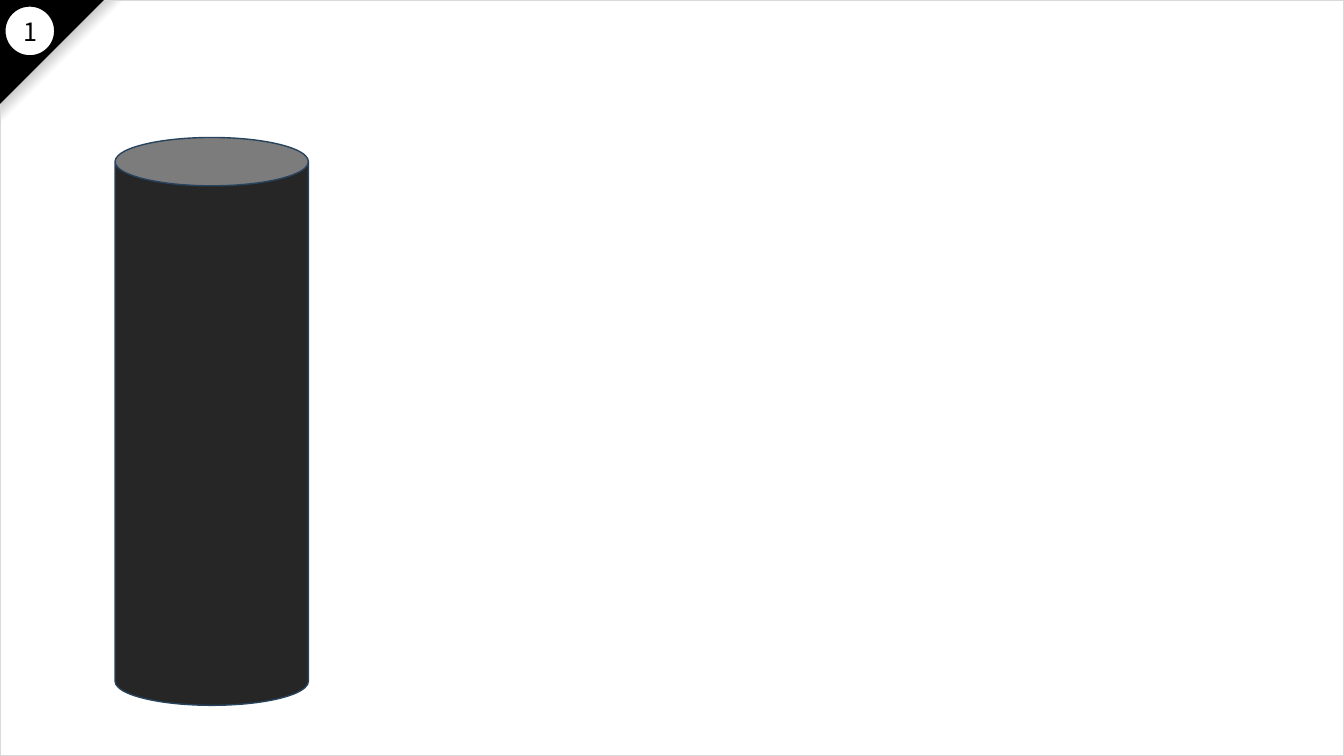
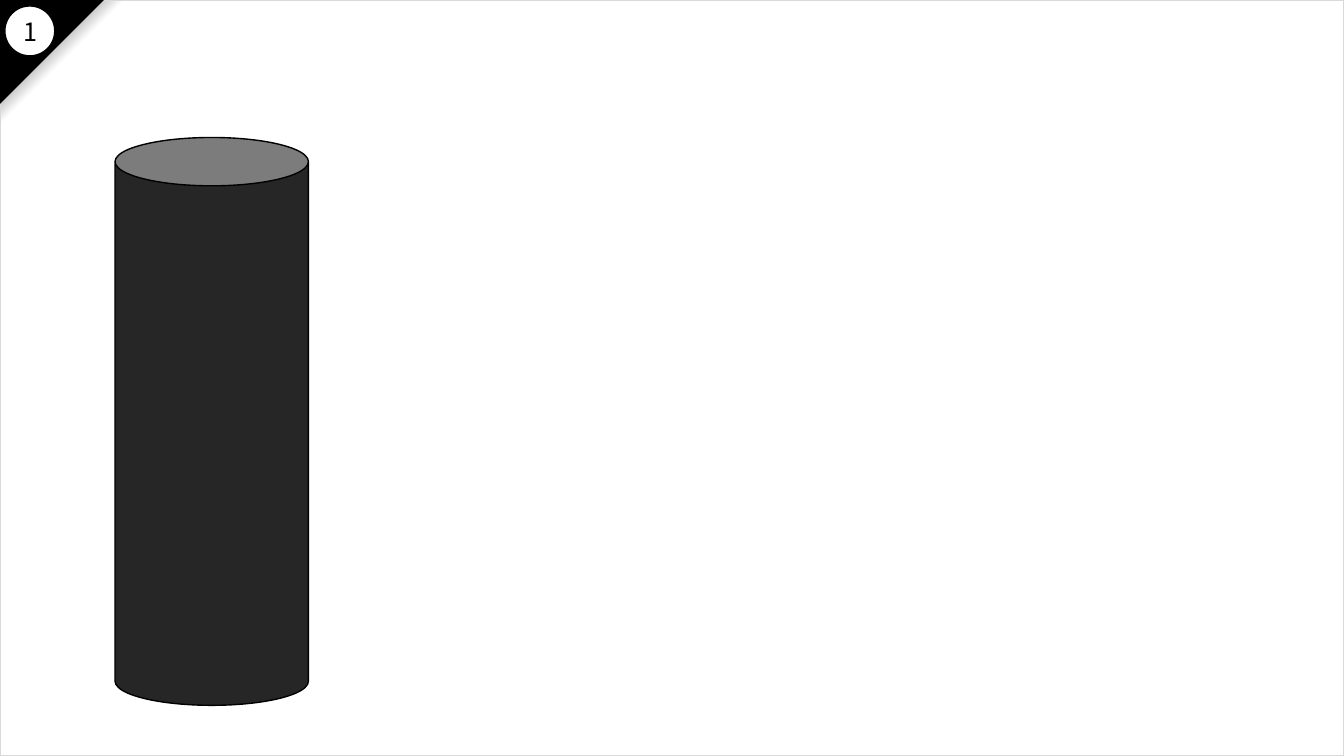
Before and after one commit to nakayama-kazuki/2021, a slide deck: slide 107 of pptx/power-punch-v2.pptx. Drawn at 1344x756 pixels with LibreOffice and Linux fonts; fonts in the diff are those of the drawing. Boxes give left, top, right and bottom in pixels: in the first picture for what was removed or moved away, otherwise in the second. Text is boxed around its words. In the diff, an @@ line names an element or a change of style, - is before the commit and + after.

Commit message:
fixed

```diff
--- a/pptx/power-punch-v2.pptx
+++ b/pptx/power-punch-v2.pptx
@@ cylinder at <box>115,137,309,705</box>: outline #28445D 1 pt to #000000 1 pt @@
```
